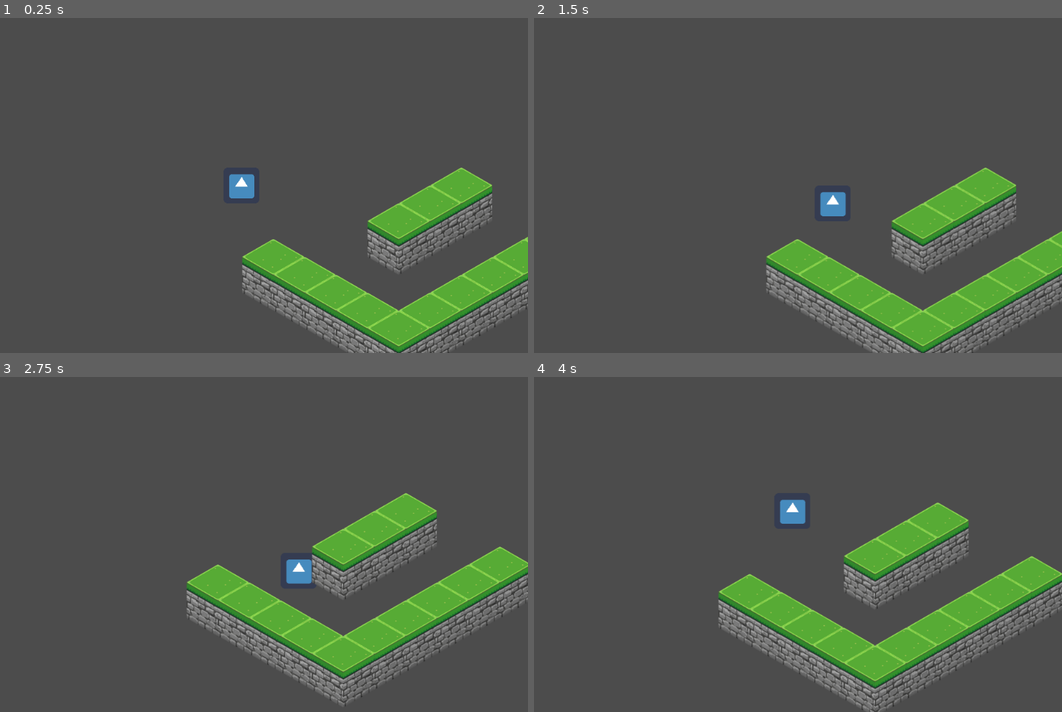
Above: before the commit, frames 1-4 (two rows, left to right).
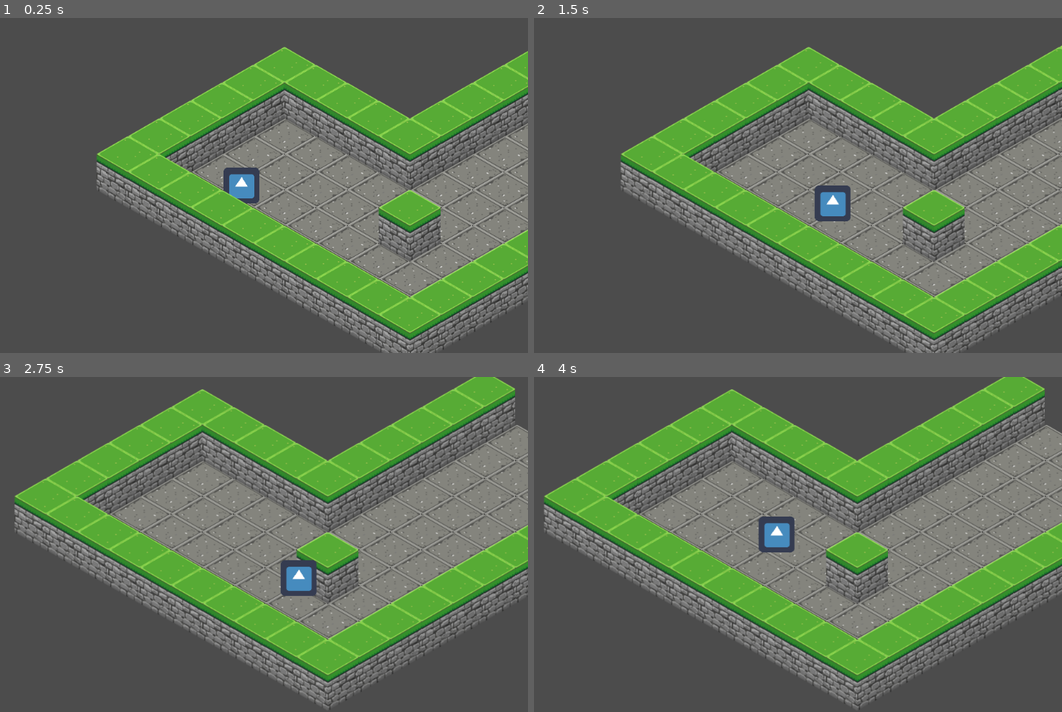
Above: after the commit, the same moments.

Repository: justinberry/run-and-cover
Game: Godot game, scene res://scenes/level1.tscn
Two runs of this game, one before a commit and one after it. Both use one fixed random seed, a clock stepped at 60 frames per second and the inputs below. The engine's default icon, where the game draws it, is replaced by a stand-in: a white triangle on a blue panel in a dark square.
Inputs:
- Up to frame 1 (0.25 s): no input
- Up to frame 2 (1.5 s): tap Enter at 0.5 s; hold D (move_right) 0.53-1.28 s; hold S (move_down) from 1.28 s (still down)
- Up to frame 3 (2.75 s): release S (move_down) at 2.03 s; hold D (move_right) from 2.03 s (still down)
- Up to frame 4 (4 s): release D (move_right) at 2.78 s; hold W (move_up) 2.78-3.53 s; hold A (move_left) from 3.53 s (still down)

The runs differ from the first frame. In frame 1, 41% of the frame differs, in the area x 18-100%, y 8-100%; in frame 2, 42%; in frame 3, 47%; in frame 4, 50%, in the area x 1-100%, y 0-100%.

Commit message:
Fix tile offsets

Diff:
--- a/scenes/level1.tscn
+++ b/scenes/level1.tscn
@@ -1,11 +1,8 @@
-[gd_scene load_steps=6 format=2]
+[gd_scene load_steps=5 format=2]
 
 [ext_resource path="res://tileset/tileset1.tres" type="TileSet" id=1]
 [ext_resource path="res://scenes/KinematicBody2D.gd" type="Script" id=2]
 [ext_resource path="res://icon.png" type="Texture" id=3]
-
-[sub_resource type="TileSet" id=1]
-
 
 [sub_resource type="CircleShape2D" id=2]
 
@@ -14,11 +11,13 @@
 
 [node name="world" type="Node2D" index="0"]
 
+position = Vector2( 140, 10 )
+
 [node name="Floor" type="TileMap" parent="." index="0"]
 
 mode = 1
-tile_set = SubResource( 1 )
-cell_size = Vector2( 128, 64 )
+tile_set = ExtResource( 1 )
+cell_size = Vector2( 112, 64 )
 cell_quadrant_size = 16
 cell_custom_transform = Transform2D( 1, 0, 0, 1, 0, 0 )
 cell_half_offset = 2
@@ -32,12 +31,14 @@
 collision_mask = 1
 occluder_light_mask = 1
 format = 1
-tile_data = PoolIntArray(  )
-_sections_unfolded = [ "Cell" ]
+tile_data = PoolIntArray( -589822, 2, 0, -589821, 2, 0, -589820, 2, 0, -524286, 2, 0, -524285, 2, 0, -524284, 2, 0, -458750, 2, 0, -458749, 2, 0, -458748, 2, 0, -393214, 2, 0, -393213, 2, 0, -393212, 2, 0, -327678, 2, 0, -327677, 2, 0, -327676, 2, 0, -262142, 2, 0, -262141, 2, 0, -262140, 2, 0, -131074, 2, 0, -131073, 2, 0, -196608, 2, 0, -196607, 2, 0, -196606, 2, 0, -196605, 2, 0, -196604, 2, 0, -65538, 2, 0, -65537, 2, 0, -131072, 2, 0, -131071, 2, 0, -131070, 2, 0, -131069, 2, 0, -131068, 2, 0, -2, 2, 0, -1, 2, 0, -65536, 2, 0, -65535, 2, 0, -65534, 2, 0, -65533, 2, 0, -65532, 2, 0 )
+_sections_unfolded = [ "Cell", "Z Index" ]
+__meta__ = {
+"_edit_lock_": true
+}
 
-[node name="Wall" type="TileMap" parent="." index="1"]
+[node name="Wall-fg" type="TileMap" parent="." index="1"]
 
-z_index = 1
 mode = 1
 tile_set = ExtResource( 1 )
 cell_size = Vector2( 112, 64 )
@@ -54,11 +55,12 @@
 collision_mask = 1
 occluder_light_mask = 1
 format = 1
-tile_data = PoolIntArray( -262141, 0, 0, -262138, 0, 0, -196605, 0, 0, -196602, 0, 0, -131069, 0, 0, -131066, 0, 0, -65530, 0, 0, 6, 0, 0, 65538, 0, 0, 65539, 0, 0, 65540, 0, 0, 65541, 0, 0, 65542, 0, 0 )
+tile_data = PoolIntArray( -589823, 0, 0, -589818, 0, 0, -524287, 0, 0, -524282, 0, 0, -458751, 0, 0, -458746, 0, 0, -393215, 0, 0, -393210, 0, 0, -327679, 0, 0, -327674, 0, 0, -196611, 0, 0, -196610, 0, 0, -196609, 0, 0, -262144, 0, 0, -262143, 0, 0, -262138, 0, 0, -131075, 0, 0, -196602, 0, 0, -65539, 0, 0, -131069, 0, 0, -131066, 0, 0, -3, 0, 0, -65530, 0, 0, 65533, 0, 0, 6, 0, 0, 131069, 0, 0, 131070, 0, 0, 131071, 0, 0, 65536, 0, 0, 65537, 0, 0, 65538, 0, 0, 65539, 0, 0, 65540, 0, 0, 65541, 0, 0, 65542, 0, 0 )
 _sections_unfolded = [ "Cell", "Collision", "Material", "Transform", "Visibility", "Z Index" ]
 
-[node name="KinematicBody2D" type="KinematicBody2D" parent="." index="2"]
+[node name="KinematicBody2D" type="KinematicBody2D" parent="Wall-fg" index="0"]
 
+position = Vector2( -20, -40 )
 input_pickable = false
 collision_layer = 1
 collision_mask = 1
@@ -66,18 +68,22 @@
 script = ExtResource( 2 )
 _sections_unfolded = [ "Collision", "Material", "Pause", "Pickable", "Transform", "Visibility", "Z Index", "collision" ]
 
-[node name="Sprite" type="Sprite" parent="KinematicBody2D" index="0"]
+[node name="Sprite" type="Sprite" parent="Wall-fg/KinematicBody2D" index="0"]
 
 texture = ExtResource( 3 )
 _sections_unfolded = [ "Transform" ]
+__meta__ = {
+"_edit_lock_": true
+}
 
-[node name="CollisionShape2D" type="CollisionShape2D" parent="KinematicBody2D" index="1"]
+[node name="CollisionShape2D" type="CollisionShape2D" parent="Wall-fg/KinematicBody2D" index="1"]
 
-scale = Vector2( 3.11813, 3.11813 )
+scale = Vector2( 1.55906, 1.55906 )
+z_index = 5
 shape = SubResource( 2 )
-_sections_unfolded = [ "Transform", "Visibility" ]
+_sections_unfolded = [ "Transform", "Visibility", "Z Index" ]
 
-[node name="Camera2D" type="Camera2D" parent="KinematicBody2D" index="2"]
+[node name="Camera2D" type="Camera2D" parent="Wall-fg/KinematicBody2D" index="2"]
 
 anchor_mode = 1
 rotating = false
@@ -101,3 +107,6 @@
 editor_draw_screen = true
 editor_draw_limits = false
 editor_draw_drag_margin = false
+__meta__ = {
+"_edit_lock_": true
+}
--- a/scenes/tileset1.tscn
+++ b/scenes/tileset1.tscn
@@ -8,8 +8,8 @@
 
 [node name="wall1" type="Sprite" parent="." index="0"]
 
-scale = Vector2( 0.0693359, 0.0693359 )
 texture = ExtResource( 1 )
+offset = Vector2( 0, -64 )
 region_enabled = true
 region_rect = Rect2( 7392, 0, 112, 132 )
 _sections_unfolded = [ "Animation", "Material", "Offset", "Pause", "Region", "Transform", "Visibility", "Z Index" ]
@@ -30,10 +30,26 @@
 
 [node name="CollisionPolygon2D" type="CollisionPolygon2D" parent="wall1/StaticBody2D" index="0"]
 
-position = Vector2( -0.144225, 0 )
+position = Vector2( 0.61, -62.8 )
 build_mode = 0
 polygon = PoolVector2Array( -55.8152, 30.2873, 0.288451, 63.4592, 55.8152, 30.2873, 0.288451, -1.44225 )
 _sections_unfolded = [ "Material", "Pause", "Transform", "Visibility", "Z Index" ]
 __meta__ = {
 "_edit_group_": true
 }
+
+[node name="floor1" type="Sprite" parent="." index="1"]
+
+position = Vector2( 144.25, 1 )
+texture = ExtResource( 1 )
+region_enabled = true
+region_rect = Rect2( 7126, 0, 112, 132 )
+_sections_unfolded = [ "Offset", "Region", "Transform", "Z Index" ]
+
+[node name="floor2" type="Sprite" parent="." index="2"]
+
+position = Vector2( 144.25, 1 )
+texture = ExtResource( 1 )
+region_enabled = true
+region_rect = Rect2( 7126, 0, 112, 132 )
+_sections_unfolded = [ "Offset", "Region", "Transform", "Z Index" ]
--- a/tileset/tileset1.tres
+++ b/tileset/tileset1.tres
@@ -16,17 +16,17 @@
 
 0/name = "wall1"
 0/texture = ExtResource( 1 )
-0/tex_offset = Vector2( 0, 0 )
+0/tex_offset = Vector2( 0, -64 )
 0/modulate = Color( 1, 1, 1, 1 )
 0/region = Rect2( 7392, 0, 112, 132 )
 0/is_autotile = false
-0/occluder_offset = Vector2( 0, 0 )
-0/navigation_offset = Vector2( 0, 0 )
+0/occluder_offset = Vector2( 56, 66 )
+0/navigation_offset = Vector2( 56, 66 )
 0/shapes = [ {
 "autotile_coord": Vector2( 0, 0 ),
 "one_way": false,
 "shape": SubResource( 3 ),
-"shape_transform": Transform2D( 1, 0, 0, 1, 57.1133, 64.9014 )
+"shape_transform": Transform2D( 1, 0, 0, 1, 56.61, 3.2 )
 } ]
 1/name = "wall1"
 1/texture = ExtResource( 1 )
@@ -42,3 +42,21 @@
 "shape": SubResource( 2 ),
 "shape_transform": Transform2D( 1, 0, 0, 1, 0, 0 )
 } ]
+2/name = "floor1"
+2/texture = ExtResource( 1 )
+2/tex_offset = Vector2( 0, 0 )
+2/modulate = Color( 1, 1, 1, 1 )
+2/region = Rect2( 7126, 0, 112, 132 )
+2/is_autotile = false
+2/occluder_offset = Vector2( 56, 66 )
+2/navigation_offset = Vector2( 56, 66 )
+2/shapes = [  ]
+3/name = "floor2"
+3/texture = ExtResource( 1 )
+3/tex_offset = Vector2( 0, 0 )
+3/modulate = Color( 1, 1, 1, 1 )
+3/region = Rect2( 7126, 0, 112, 132 )
+3/is_autotile = false
+3/occluder_offset = Vector2( 56, 66 )
+3/navigation_offset = Vector2( 56, 66 )
+3/shapes = [  ]
